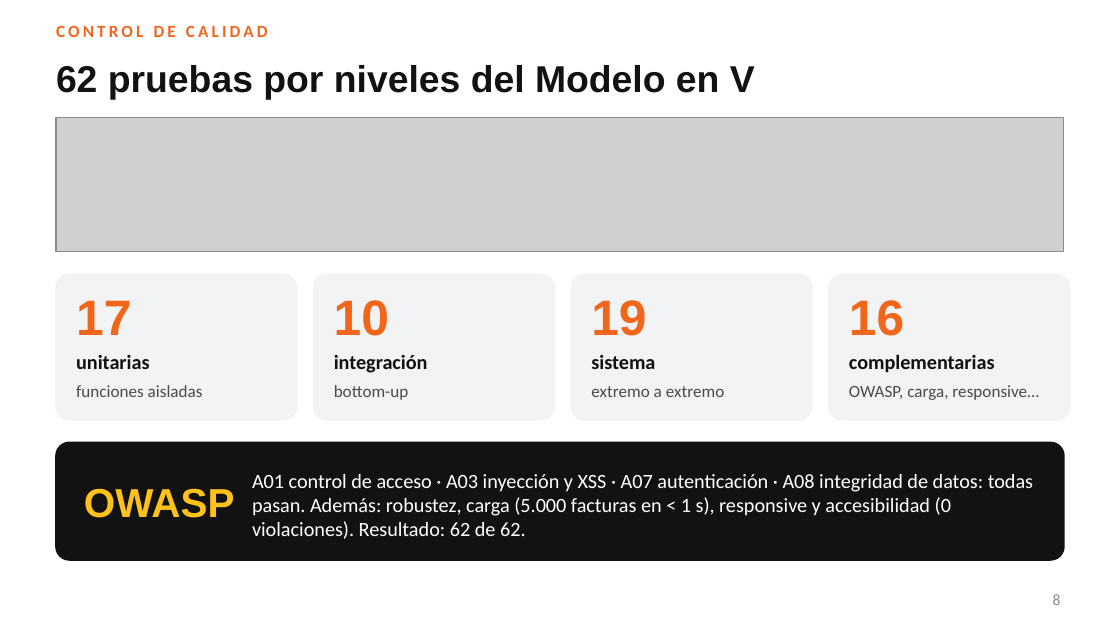
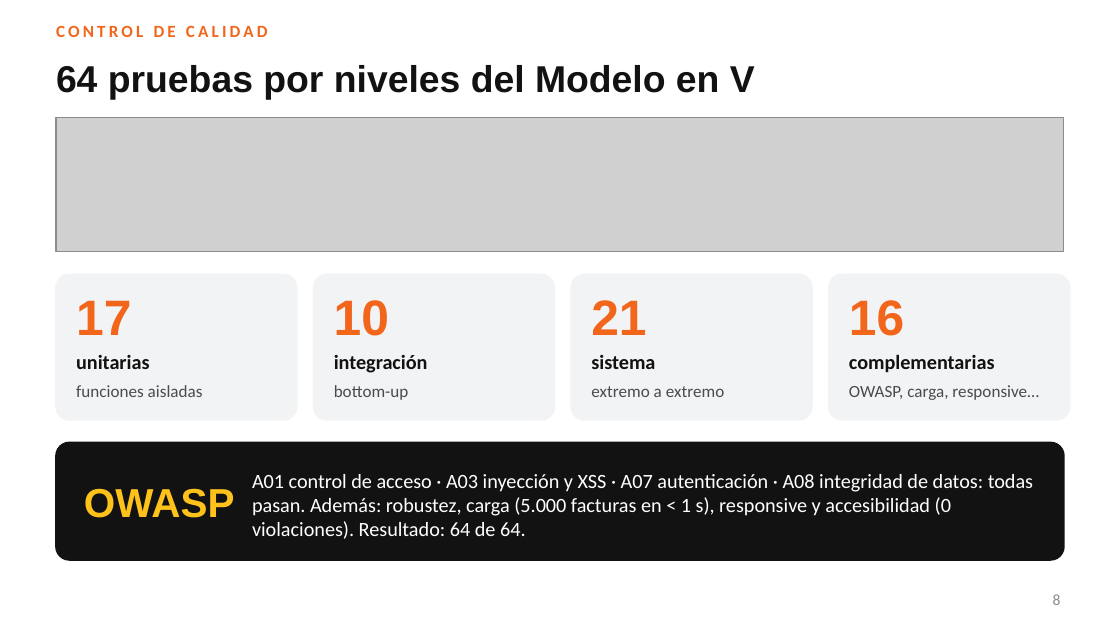
Before and after one commit to slonbuitrago-bit/motorepuestos-oriente, a slide deck: slide 8 of docs/final/Presentacion-Sustentacion-Motorepuestos-del-Oriente.pptx. Drawn at 1120x630 pixels with LibreOffice and Linux fonts; fonts in the diff are those of the drawing; grey boxes stand for pictures; background and template pictures are left out. Boxes give left, top, right and bottom in pixels: in the first picture for what was removed or moved away, otherwise in the second. Text is boxed around its words. In the diff, an @@ line names an element or a change of style, - is before the commit and + after.

```diff
--- a/docs/final/Presentacion-Sustentacion-Motorepuestos-del-Oriente.pptx
+++ b/docs/final/Presentacion-Sustentacion-Motorepuestos-del-Oriente.pptx
@@ title at box(56, 65, 755, 100): text changed @@
-62 pruebas por niveles del Modelo en V
+64 pruebas por niveles del Modelo en V
@@ text at box(591, 300, 646, 335): text changed @@
-19
+21
@@ text at box(252, 474, 1033, 539): text changed @@
-A01 control de acceso · A03 inyección y XSS · A07 autenticación · A08 integridad de datos: todas pasan. Además: robustez, carga (5.000 facturas en < 1 s), responsive y accesibilidad (0 violaciones). Resultado: 62 de 62.
+A01 control de acceso · A03 inyección y XSS · A07 autenticación · A08 integridad de datos: todas pasan. Además: robustez, carga (5.000 facturas en < 1 s), responsive y accesibilidad (0 violaciones). Resultado: 64 de 64.
```
Also in this commit, not shown: 30 other files.
